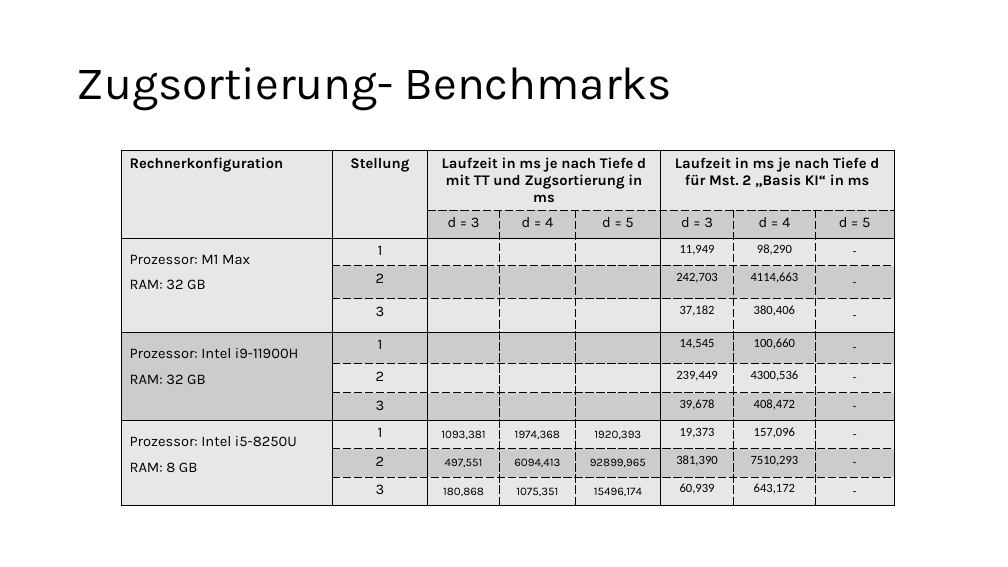
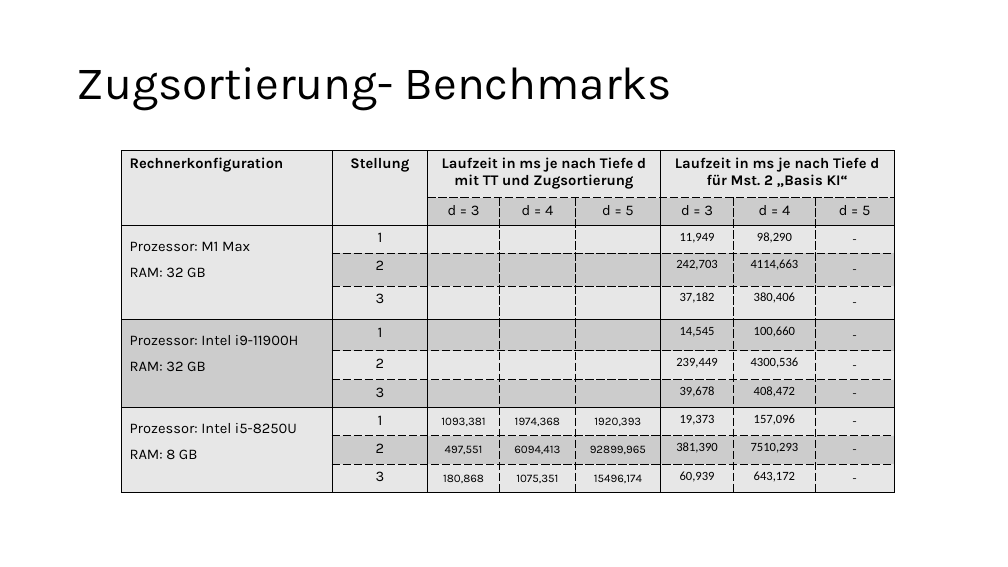
Before and after one commit to patrickzda/chess_engine, a slide deck: slide 16 of presentations/PJ_KI_MST3.pptx. Drawn at 1008x567 pixels with LibreOffice and Linux fonts; fonts in the diff are those of the drawing. Boxes give left, top, right and bottom in pixels: in the first picture for what was removed or moved away, otherwise in the second. Text is boxed around its words. In the diff, an @@ line names an element or a change of style, - is before the commit and + after.

```diff
--- a/presentations/PJ_KI_MST3.pptx
+++ b/presentations/PJ_KI_MST3.pptx
@@ table at <box>121,150,895,493</box> @@
-row 1, column 3: Laufzeit in ms je nach Tiefe d mit TT und Zugsortierung in ms
+row 1, column 3: Laufzeit in ms je nach Tiefe d mit TT und Zugsortierung
-row 1, column 6: Laufzeit in ms je nach Tiefe d für Mst. 2 „Basis KI“ in ms
+row 1, column 6: Laufzeit in ms je nach Tiefe d für Mst. 2 „Basis KI“
```
Also in this commit, not shown: 2 other slides changed.
